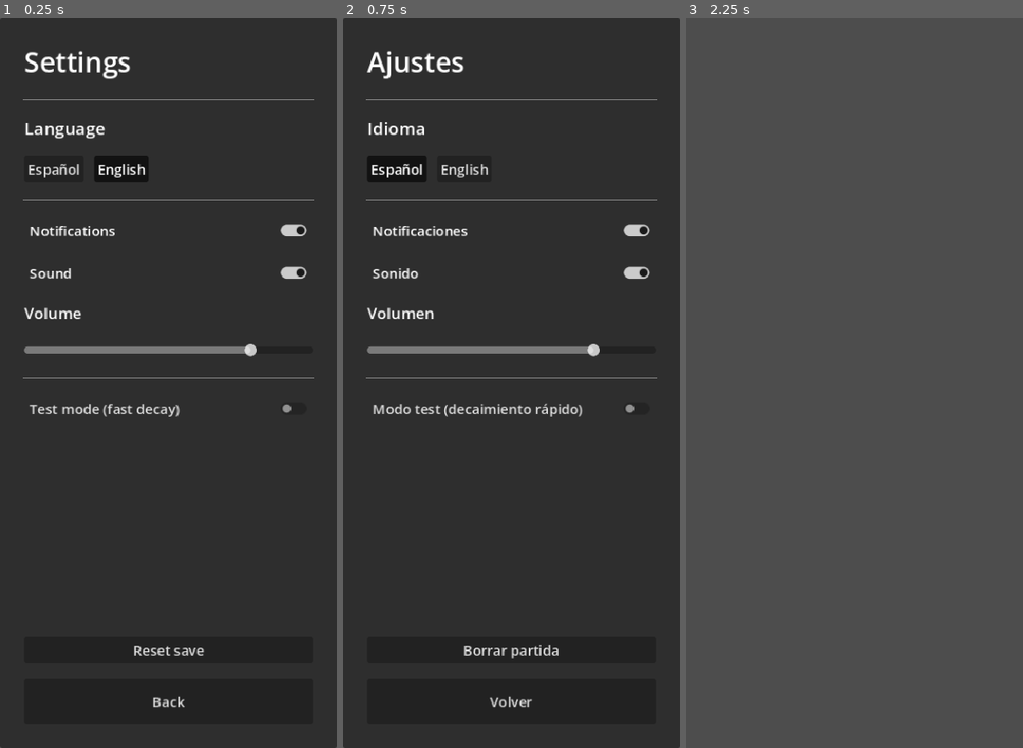
Above: before the commit, frames 1-3 (left to right).
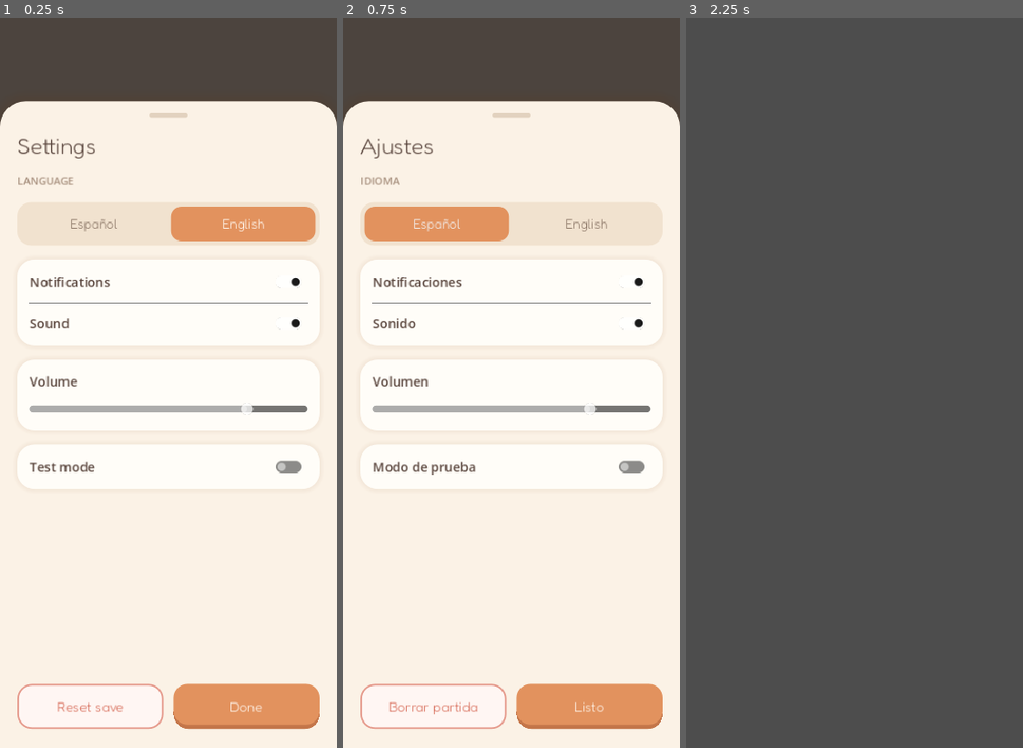
Above: after the commit, the same moments.

Repository: cvalera18/pets
Game: Godot game, scene res://scenes/ui/Settings.tscn
Two runs of this game, one before a commit and one after it. Both use one fixed random seed, a clock stepped at 60 frames per second and the inputs below. This scene is started directly instead of the project's main scene.
Inputs:
- Up to frame 1 (0.25 s): no input
- Up to frame 2 (0.75 s): click "Español" at 0.5 s
- Up to frame 3 (2.25 s): click "English" at 1.25 s; click "Back" (after the commit: "Done") at 2 s

The runs differ from the first frame. In frame 1, 100% of the frame differs, in the area x 0-100%, y 0-100%; in frame 2, 100%; in frame 3, nothing differs.

Commit message:
feat(redesign): cozy settings bottom-sheet
- Settings rebuilt as the design's bottom sheet: dim backdrop, rounded sheet
  (Fredoka title), a segmented Español/English language control, white cards for
  Notificaciones/Sonido toggles, Volumen slider, and Modo de prueba, plus the
  outlined "Borrar datos" + gradient "Listo" actions. es/en strings updated.

Co-Authored-By: Claude Opus 4.8 <noreply@anthropic.com>

Diff:
--- a/scenes/ui/Settings.gd
+++ b/scenes/ui/Settings.gd
@@ -1,134 +1,273 @@
 ## Settings.gd
-## In-game settings overlay: language, notifications opt-out, and save reset.
-##
-## Implemented as a CanvasLayer overlay ON TOP of the Room (not a screen swap) so
-## the pet/session stays alive underneath and changes persist through the normal
-## Room save via EventBus.save_requested. Built in code so the .tscn stays a
-## trivial host. Self-frees on Back.
+## In-game settings, restyled to the cozy bottom-sheet design. CanvasLayer overlay
+## on top of the Room (session stays alive; changes persist via the Room save).
+## Built in code; self-frees on "Listo"/back.
 extends CanvasLayer
 
-var _retranslatables: Array[Dictionary] = []  # [{ node, key }]
+const P := preload("res://theme/Palette.gd")
+
+var _retranslatables: Array[Dictionary] = []   # [{ node, key }]
 var _lang_buttons: Dictionary = {}
-var _notif_check: CheckButton
 
 
 func _ready() -> void:
 	layer = 10
 
-	var panel := Panel.new()
-	panel.set_anchors_preset(Control.PRESET_FULL_RECT)
-	add_child(panel)
+	var dim := ColorRect.new()
+	dim.color = Color(0.29, 0.20, 0.13, 0.34)
+	dim.set_anchors_preset(Control.PRESET_FULL_RECT)
+	add_child(dim)
+
+	var sheet := Panel.new()
+	var ssb := StyleBoxFlat.new()
+	ssb.bg_color = P.SHEET
+	ssb.corner_radius_top_left = 30
+	ssb.corner_radius_top_right = 30
+	ssb.shadow_color = Color(0.35, 0.22, 0.12, 0.22)
+	ssb.shadow_size = 14
+	sheet.add_theme_stylebox_override("panel", ssb)
+	sheet.set_anchors_and_offsets_preset(Control.PRESET_FULL_RECT)
+	sheet.offset_top = 96.0
+	add_child(sheet)
 
 	var margin := MarginContainer.new()
 	margin.set_anchors_preset(Control.PRESET_FULL_RECT)
-	for side in ["left", "right", "top", "bottom"]:
-		margin.add_theme_constant_override("margin_" + side, 28)
-	panel.add_child(margin)
+	margin.add_theme_constant_override("margin_left", 20)
+	margin.add_theme_constant_override("margin_right", 20)
+	margin.add_theme_constant_override("margin_top", 14)
+	margin.add_theme_constant_override("margin_bottom", 22)
+	sheet.add_child(margin)
 
 	var box := VBoxContainer.new()
-	box.add_theme_constant_override("separation", 18)
+	box.add_theme_constant_override("separation", 16)
 	margin.add_child(box)
 
-	_add_label(box, "UI_SETTINGS", 32)
-	box.add_child(HSeparator.new())
-
-	_add_label(box, "SETTINGS_LANGUAGE", 20)
-	var lang_row := HBoxContainer.new()
-	lang_row.add_theme_constant_override("separation", 12)
-	box.add_child(lang_row)
-	_lang_buttons["es"] = _add_lang_button(lang_row, "Español", "es")
-	_lang_buttons["en"] = _add_lang_button(lang_row, "English", "en")
-	_reflect_language()
-
-	box.add_child(HSeparator.new())
-
-	_notif_check = CheckButton.new()
-	_notif_check.button_pressed = GameState.notifications_enabled
-	_notif_check.toggled.connect(_on_notifications_toggled)
-	box.add_child(_notif_check)
-	_register_text(_notif_check, "SETTINGS_NOTIFICATIONS")
-
-	var sfx_check := CheckButton.new()
-	sfx_check.button_pressed = GameState.sfx_enabled
-	sfx_check.toggled.connect(_on_sfx_toggled)
-	box.add_child(sfx_check)
-	_register_text(sfx_check, "SETTINGS_SOUND")
-
-	_add_label(box, "SETTINGS_VOLUME", 18)
-	var volume := HSlider.new()
-	volume.min_value = 0.0
-	volume.max_value = 1.0
-	volume.step = 0.05
-	volume.value = GameState.sfx_volume
-	volume.custom_minimum_size = Vector2(0.0, 24.0)
-	volume.value_changed.connect(_on_volume_changed)
-	volume.drag_ended.connect(_on_volume_drag_ended)
-	box.add_child(volume)
-
-	box.add_child(HSeparator.new())
-
-	var test_check := CheckButton.new()
-	test_check.button_pressed = GameState.decay_test_mode
-	test_check.toggled.connect(_on_test_mode_toggled)
-	box.add_child(test_check)
-	_register_text(test_check, "SETTINGS_TEST_MODE")
+	# Grabber.
+	var grab := Panel.new()
+	grab.custom_minimum_size = Vector2(44, 5)
+	grab.size_flags_horizontal = Control.SIZE_SHRINK_CENTER
+	var gsb := StyleBoxFlat.new()
+	gsb.bg_color = Color("e2d2bf")
+	gsb.set_corner_radius_all(3)
+	grab.add_theme_stylebox_override("panel", gsb)
+	box.add_child(grab)
+
+	# Title.
+	var title := Label.new()
+	title.text = tr("UI_SETTINGS")
+	if Fonts.display != null:
+		title.add_theme_font_override("font", Fonts.display)
+	title.add_theme_font_size_override("font_size", 26)
+	title.add_theme_color_override("font_color", P.TEXT)
+	box.add_child(title)
+	_retranslatables.append({"node": title, "key": "UI_SETTINGS"})
+
+	# Language.
+	box.add_child(_header("SETTINGS_LANGUAGE"))
+	box.add_child(_language_segment())
+
+	# Notifications + sound card.
+	var c1 := _card()
+	c1.add_child(_toggle_row("SETTINGS_NOTIFICATIONS", GameState.notifications_enabled, _on_notifications_toggled))
+	c1.add_child(_hsep())
+	c1.add_child(_toggle_row("SETTINGS_SOUND", GameState.sfx_enabled, _on_sfx_toggled))
+	box.add_child(_card_panel(c1))
+
+	# Volume card.
+	var c2 := _card()
+	var vol_lbl := _row_label("SETTINGS_VOLUME")
+	c2.add_child(vol_lbl)
+	var slider := HSlider.new()
+	slider.min_value = 0.0
+	slider.max_value = 1.0
+	slider.step = 0.05
+	slider.value = GameState.sfx_volume
+	slider.custom_minimum_size = Vector2(0, 22)
+	slider.value_changed.connect(_on_volume_changed)
+	slider.drag_ended.connect(_on_volume_drag_ended)
+	c2.add_child(slider)
+	box.add_child(_card_panel(c2))
+
+	# Test mode card.
+	var c3 := _card()
+	c3.add_child(_toggle_row("SETTINGS_TEST_MODE", GameState.decay_test_mode, _on_test_mode_toggled))
+	box.add_child(_card_panel(c3))
 
 	var spacer := Control.new()
 	spacer.size_flags_vertical = Control.SIZE_EXPAND_FILL
 	box.add_child(spacer)
 
-	var reset_btn := Button.new()
-	reset_btn.pressed.connect(_on_reset_pressed)
-	box.add_child(reset_btn)
-	_register_text(reset_btn, "SETTINGS_RESET")
-
-	var back_btn := Button.new()
-	back_btn.custom_minimum_size = Vector2(0.0, 52.0)
-	back_btn.pressed.connect(_on_back_pressed)
-	box.add_child(back_btn)
-	_register_text(back_btn, "SETTINGS_BACK")
-
-
-# ─── UI builders ──────────────────────────────────────────────────────────────
-
-func _add_label(parent: Node, key: String, font_size: int) -> Label:
+	# Actions.
+	var actions := HBoxContainer.new()
+	actions.add_theme_constant_override("separation", 12)
+	box.add_child(actions)
+	var reset := _pill_button("SETTINGS_RESET", false)
+	reset.pressed.connect(_on_reset_pressed)
+	actions.add_child(reset)
+	var done := _pill_button("SETTINGS_DONE", true)
+	done.pressed.connect(_on_back_pressed)
+	actions.add_child(done)
+
+
+# ─── Builders ─────────────────────────────────────────────────────────────────
+
+func _card() -> VBoxContainer:
+	var panel := PanelContainer.new()
+	var sb := StyleBoxFlat.new()
+	sb.bg_color = P.CARD
+	sb.set_corner_radius_all(20)
+	sb.set_content_margin_all(14)
+	sb.shadow_color = Color(0.59, 0.39, 0.24, 0.08)
+	sb.shadow_size = 6
+	panel.add_theme_stylebox_override("panel", sb)
+	var v := VBoxContainer.new()
+	v.add_theme_constant_override("separation", 10)
+	panel.add_child(v)
+	# Return the inner VBox but attach the panel to the tree via the caller.
+	panel.set_meta("inner", v)
+	v.set_meta("panel", panel)
+	return v
+
+
+# Note: callers add the returned VBox; its PanelContainer parent is added lazily.
+func _card_panel(v: VBoxContainer) -> Control:
+	return v.get_meta("panel")
+
+
+func _header(key: String) -> Label:
 	var l := Label.new()
-	l.add_theme_font_size_override("font_size", font_size)
-	parent.add_child(l)
-	_register_text(l, key)
+	l.text = tr(key).to_upper()
+	l.add_theme_font_size_override("font_size", 12)
+	l.add_theme_color_override("font_color", P.TEXT_FAINT)
+	_retranslatables.append({"node": l, "key": key, "upper": true})
 	return l
 
 
-func _add_lang_button(parent: Node, label: String, locale: String) -> Button:
+func _row_label(key: String) -> Label:
+	var l := Label.new()
+	l.text = tr(key)
+	l.add_theme_font_size_override("font_size", 15)
+	l.add_theme_color_override("font_color", P.TEXT)
+	_retranslatables.append({"node": l, "key": key})
+	return l
+
+
+func _toggle_row(key: String, value: bool, cb: Callable) -> HBoxContainer:
+	var row := HBoxContainer.new()
+	var l := _row_label(key)
+	l.size_flags_horizontal = Control.SIZE_EXPAND_FILL
+	row.add_child(l)
+	var tb := CheckButton.new()
+	tb.button_pressed = value
+	tb.toggled.connect(cb)
+	row.add_child(tb)
+	return row
+
+
+func _hsep() -> HSeparator:
+	return HSeparator.new()
+
+
+func _language_segment() -> Control:
+	var pill := PanelContainer.new()
+	var psb := StyleBoxFlat.new()
+	psb.bg_color = Color("f1e2cf")
+	psb.set_corner_radius_all(16)
+	psb.set_content_margin_all(5)
+	pill.add_theme_stylebox_override("panel", psb)
+
+	var row := HBoxContainer.new()
+	row.add_theme_constant_override("separation", 6)
+	pill.add_child(row)
+	_lang_buttons["es"] = _seg_button(row, "Español", "es")
+	_lang_buttons["en"] = _seg_button(row, "English", "en")
+	_reflect_language()
+	return pill
+
+
+func _seg_button(parent: Node, label: String, locale: String) -> Button:
 	var b := Button.new()
 	b.text = label
-	b.toggle_mode = true
+	b.size_flags_horizontal = Control.SIZE_EXPAND_FILL
+	b.custom_minimum_size = Vector2(0, 40)
+	if Fonts.display != null:
+		b.add_theme_font_override("font", Fonts.display)
+	b.add_theme_font_size_override("font_size", 15)
 	b.pressed.connect(_on_locale_selected.bind(locale))
 	parent.add_child(b)
 	return b
 
 
-## Registers a node whose `text` should follow the current locale, and sets it.
-func _register_text(node: Object, key: String) -> void:
+func _pill_button(key: String, accent: bool) -> Button:
+	var b := Button.new()
+	b.custom_minimum_size = Vector2(0, 52)
+	b.size_flags_horizontal = Control.SIZE_EXPAND_FILL
+	if Fonts.display != null:
+		b.add_theme_font_override("font", Fonts.display)
+	b.add_theme_font_size_override("font_size", 16)
+	var sb := StyleBoxFlat.new()
+	sb.set_corner_radius_all(16)
+	sb.set_content_margin_all(10)
+	if accent:
+		sb.bg_color = P.ACCENT_DEEP
+		sb.border_width_bottom = 5
+		sb.border_color = Color("c4764a")
+		b.add_theme_color_override("font_color", P.ON_ACCENT)
+	else:
+		sb.bg_color = Color("fff6f3")
+		sb.set_border_width_all(2)
+		sb.border_color = Color("e59a8c")
+		b.add_theme_color_override("font_color", Color("d4634f"))
+	b.add_theme_stylebox_override("normal", sb)
+	var h: StyleBoxFlat = sb.duplicate()
+	h.bg_color = sb.bg_color.lightened(0.04)
+	b.add_theme_stylebox_override("hover", h)
+	_set_text(b, key)
+	return b
+
+
+func _set_text(node: Object, key: String) -> void:
+	node.text = tr(key)
 	_retranslatables.append({"node": node, "key": key})
-	node.text = tr(key)
+
+
+# ─── Language ─────────────────────────────────────────────────────────────────
+
+func _reflect_language() -> void:
+	var cur := TranslationServer.get_locale().split("_")[0]
+	for key in _lang_buttons:
+		var b: Button = _lang_buttons[key]
+		var sb := StyleBoxFlat.new()
+		sb.set_corner_radius_all(12)
+		if key == cur:
+			sb.bg_color = P.ACCENT_DEEP
+			b.add_theme_color_override("font_color", P.ON_ACCENT)
+		else:
+			sb.bg_color = Color(0, 0, 0, 0)
+			b.add_theme_color_override("font_color", P.TEXT_MUTED)
+		b.add_theme_stylebox_override("normal", sb)
+		b.add_theme_stylebox_override("hover", sb)
+		b.add_theme_stylebox_override("pressed", sb)
 
 
 func _retranslate() -> void:
-	for entry in _retranslatables:
-		entry["node"].text = tr(entry["key"])
+	for e in _retranslatables:
+		var t: String = tr(e["key"])
+		if e.get("upper", false):
+			t = t.to_upper()
+		e["node"].text = t
 
 
 # ─── Handlers ─────────────────────────────────────────────────────────────────
 
 func _on_locale_selected(locale: String) -> void:
 	if TranslationServer.get_locale().split("_")[0] == locale:
-		_reflect_language()  # Re-assert toggle state; no change needed.
+		_reflect_language()
 		return
 	TranslationServer.set_locale(locale)
 	_reflect_language()
 	_retranslate()
-	EventBus.locale_changed.emit()  # Let the HUD underneath re-translate live.
+	EventBus.locale_changed.emit()
 	_persist()
 
 
@@ -145,11 +284,11 @@
 
 
 func _on_volume_changed(value: float) -> void:
-	GameState.sfx_volume = value  # live; persisted on drag end to avoid save spam
+	GameState.sfx_volume = value
 
 
 func _on_volume_drag_ended(_value_changed: bool) -> void:
-	AudioManager.play_preview()  # let the player hear the new level
+	AudioManager.play_preview()
 	_persist()
 
 
@@ -171,21 +310,12 @@
 func _do_reset() -> void:
 	SaveSystem.delete_save()
 	GameState.pending_pet_name = ""
-	EventBus.navigate_to.emit("onboarding")  # Frees the Room underneath.
+	EventBus.navigate_to.emit("onboarding")
 
 
 func _on_back_pressed() -> void:
 	queue_free()
 
 
-# ─── Helpers ──────────────────────────────────────────────────────────────────
-
-func _reflect_language() -> void:
-	var cur := TranslationServer.get_locale().split("_")[0]
-	for key in _lang_buttons:
-		_lang_buttons[key].button_pressed = (key == cur)
-
-
 func _persist() -> void:
-	# Room is alive underneath and owns the save context (pet stats + name).
 	EventBus.save_requested.emit()
Not shown, changed: i18n/en.po
Not shown, changed: i18n/es.po
